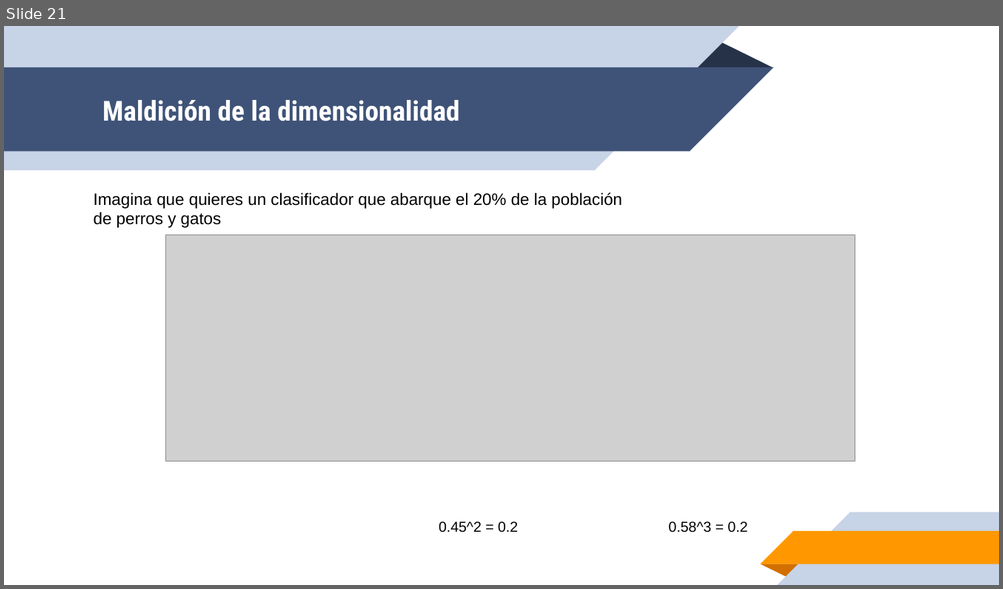
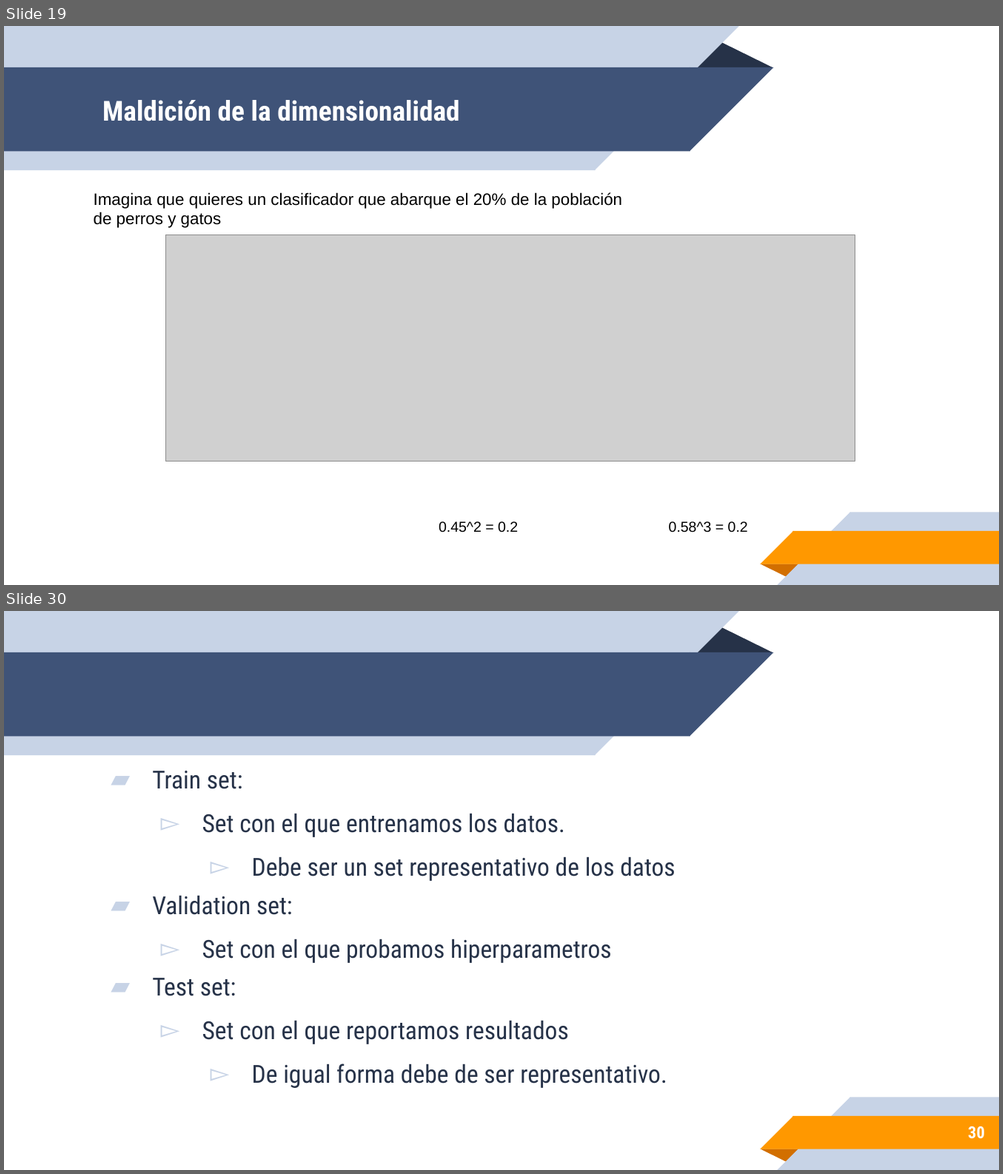
Before and after one commit to leonpalafox/fundamentos_ds, a slide deck: Slides/Clase_5_2020.pptx. Shown one above the other, each under a label of ours: slide 21 before the commit, slides 19 and 30 after it; the slides between them are not shown. The pictures are 1003x589 and 1003x1174 pixels, drawn with LibreOffice and Linux fonts; fonts in the diff are those of the drawing; grey boxes stand for pictures; background and template pictures are left out. Boxes give left, top, right and bottom in pixels: in the first picture for what was removed or moved away, otherwise in the second. Text is boxed around its words. In the diff, an @@ line names an element or a change of style, - is before the commit and + after.

```diff
--- a/Slides/Clase_5_2020.pptx
+++ b/Slides/Clase_5_2020.pptx
@@ slide 30 added at box(4, 611, 999, 1170), background #FFFFFF; not listed: 10 template elements that a slide beside it also shows @@
@@ text added at box(152, 771, 674, 1088), 18 pt, text #263248 @@
+▰ Train set:
+  ▻ Set con el que entrenamos los datos.
+    ▻ Debe ser un set representativo de los datos
+▰ Validation set:
+  ▻ Set con el que probamos hiperparametros
+▰ Test set:
+  ▻ Set con el que reportamos resultados
+    ▻ De igual forma debe de ser representativo.
@@ page number added at box(967, 1127, 984, 1139), 12 pt, text #FFFFFF, bold @@
+30
@@ what was slide 21 is now slide 19 @@
```
Also in this commit, not shown: 9 slides changed, 17 other slides added, 2 slides removed, 4 other files.
